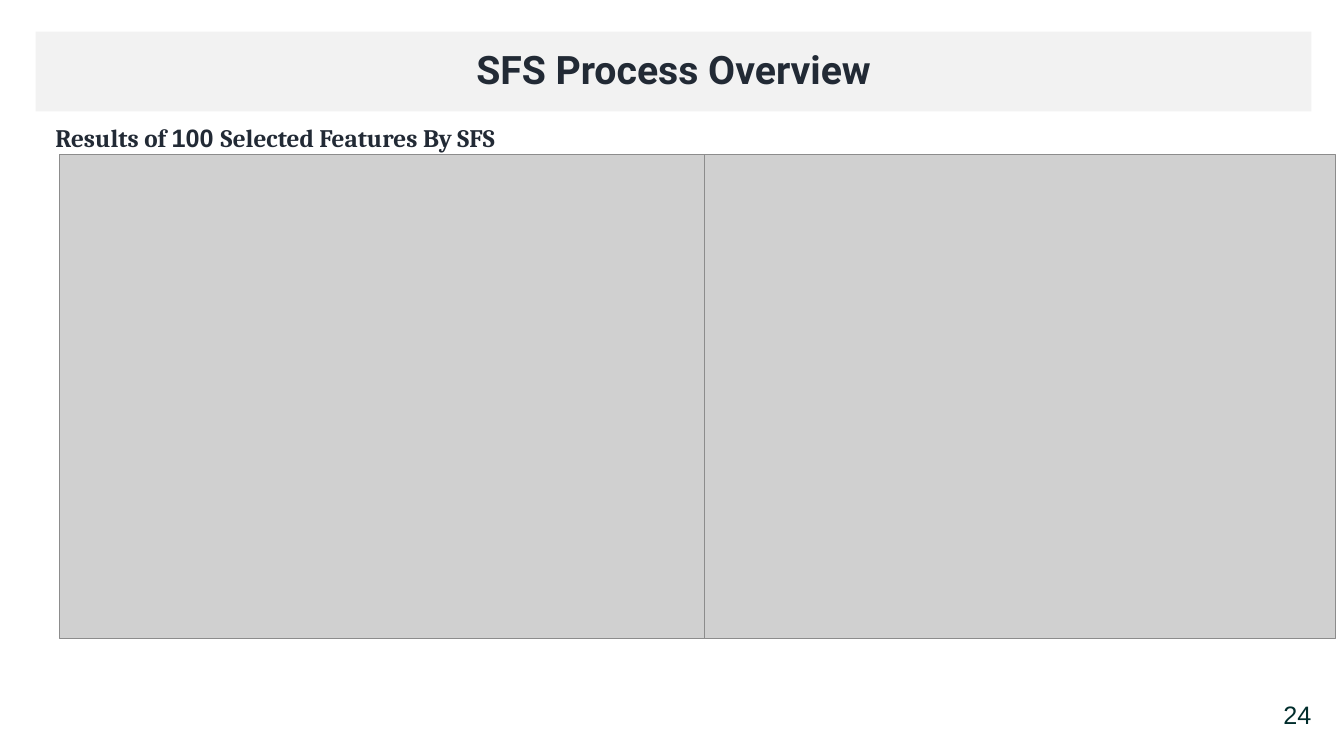
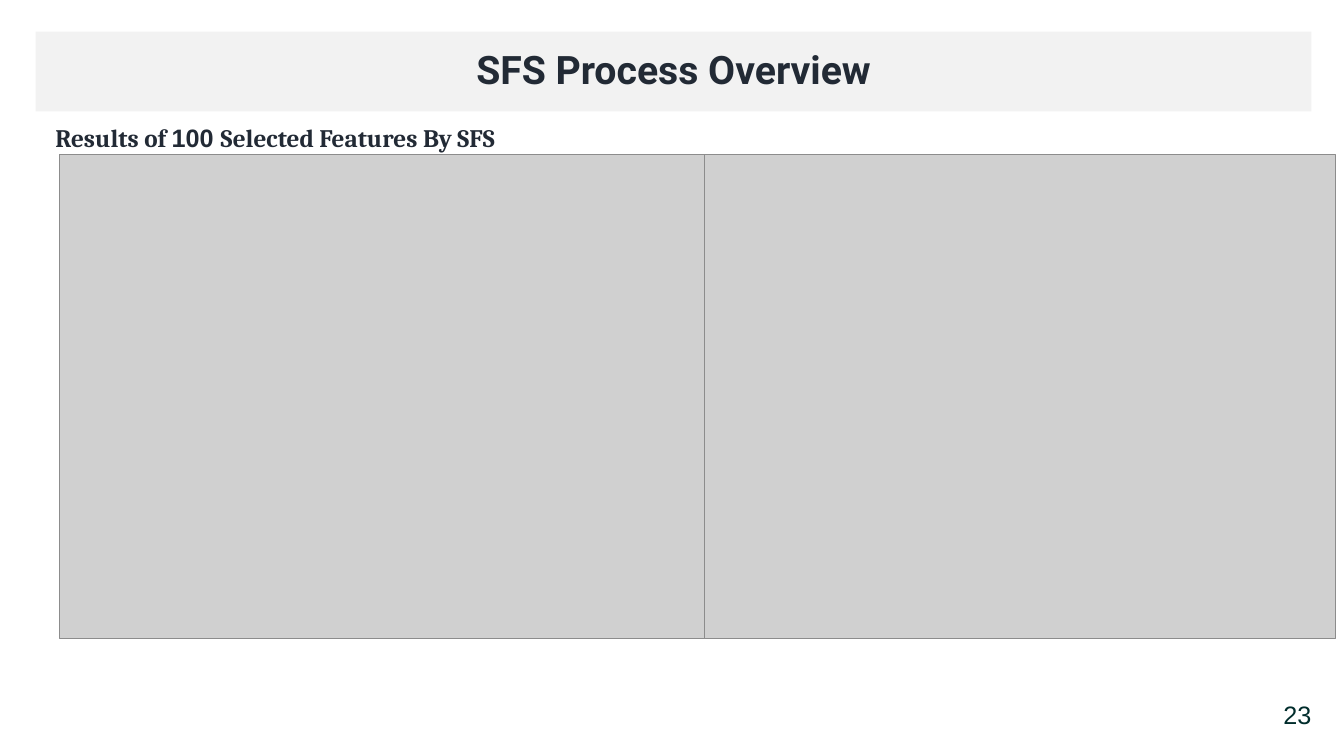
Before and after one commit to mtzynb/MyThesis, a slide deck: slide 27 of ThesisPresentation/thesis_presentation_26012022_Winter.pptx (slide 28 before the commit). Drawn at 1344x756 pixels with LibreOffice and Linux fonts; fonts in the diff are those of the drawing; grey boxes stand for pictures. Boxes give left, top, right and bottom in pixels: in the first picture for what was removed or moved away, otherwise in the second. Text is boxed around its words. In the diff, an @@ line names an element or a change of style, - is before the commit and + after.

```diff
--- a/ThesisPresentation/thesis_presentation_26012022_Winter.pptx
+++ b/ThesisPresentation/thesis_presentation_26012022_Winter.pptx
@@ text at <box>1283,706,1311,725</box>: text changed @@
-24
+23
```
Also in this commit, not shown: 29 other slides changed, 1 slide removed.
